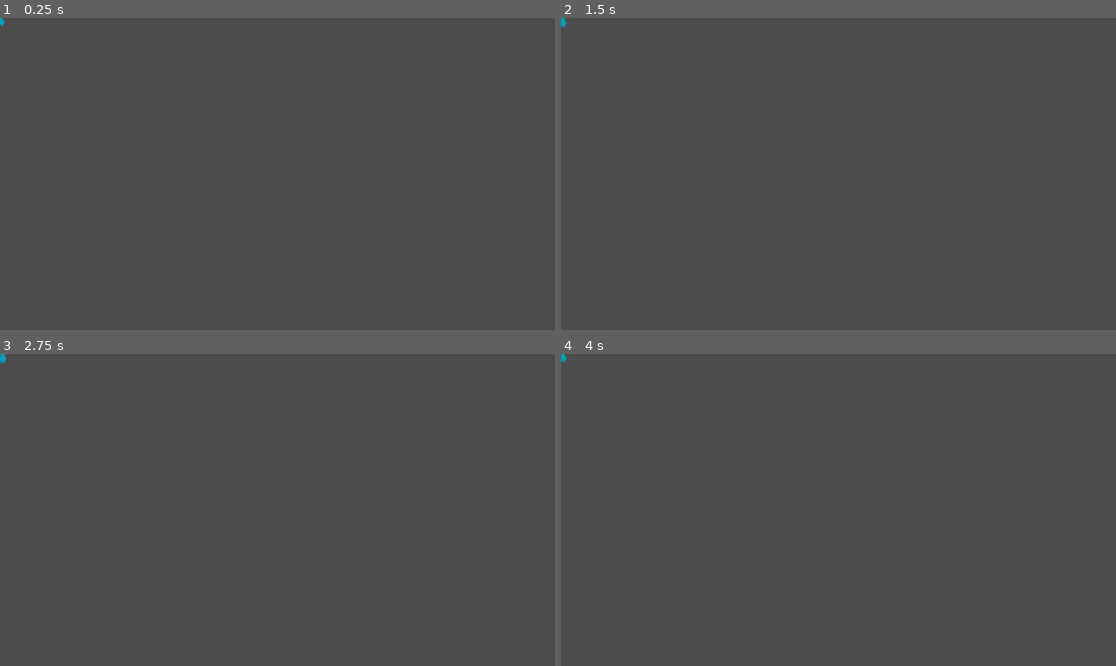
Above: before the commit, frames 1-4 (two rows, left to right).
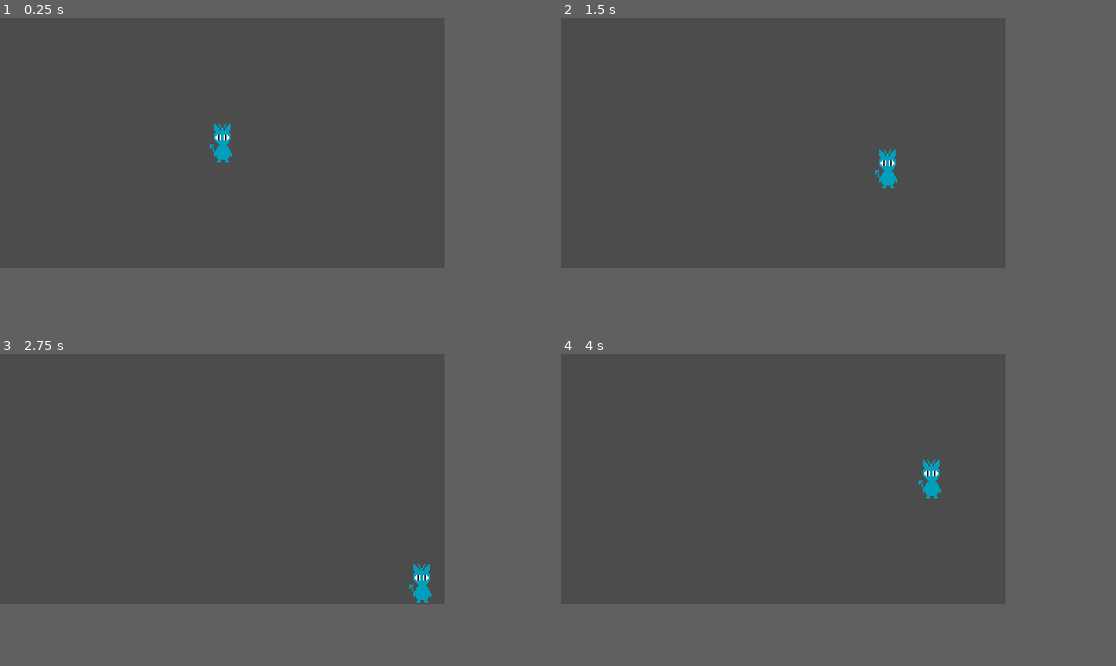
Above: after the commit, the same moments.

Repository: DuncanSparks/GGJ2020
Game: Godot game, scene res://Scenes/TestScene.tscn
Two runs of this game, one before a commit and one after it. Both use one fixed random seed, a clock stepped at 60 frames per second and the inputs below. Before the commit the project has no main scene; this scene is started directly in both runs.
Inputs:
- Up to frame 1 (0.25 s): no input
- Up to frame 2 (1.5 s): tap Enter at 0.5 s; hold D (move_right) 0.53-1.28 s; hold S (move_down) from 1.28 s (still down)
- Up to frame 3 (2.75 s): release S (move_down) at 2.03 s; hold D (move_right) from 2.03 s (still down)
- Up to frame 4 (4 s): release D (move_right) at 2.78 s; hold W (move_up) 2.78-3.53 s; hold A (move_left) from 3.53 s (still down)
In our replay, the window is 799x449 before the commit and 640x360 after it. These sizes can differ from the game's own. Grey fills any space a smaller window leaves; there, only what the larger window draws over its background counts as a difference.

The runs differ from the first frame. In frame 1, 0.3% of the frame differs, in the area x 0-42%, y 0-47%; in frame 2, 0.3%; in frame 3, 0.3%, in the area x 0-78%, y 0-80%; in frame 4, 0.3%.

Commit message:
Continue on player

Diff:
--- /dev/null
+++ b/Prefabs/Player.tscn
@@ -0,0 +1,35 @@
+[gd_scene load_steps=6 format=2]
+
+[ext_resource path="res://Sprites/Player/Player_down.png" type="Texture" id=1]
+[ext_resource path="res://Scripts/Player.gd" type="Script" id=2]
+[ext_resource path="res://Sprites/Player/Player_up.png" type="Texture" id=3]
+
+[sub_resource type="SpriteFrames" id=1]
+animations = [ {
+"frames": [ ExtResource( 3 ) ],
+"loop": true,
+"name": "up",
+"speed": 5.0
+}, {
+"frames": [ ExtResource( 1 ) ],
+"loop": true,
+"name": "down",
+"speed": 5.0
+} ]
+
+[sub_resource type="RectangleShape2D" id=2]
+extents = Vector2( 4.5, 4 )
+
+[node name="Player" type="KinematicBody2D"]
+script = ExtResource( 2 )
+__meta__ = {
+"_edit_group_": true
+}
+
+[node name="Sprite" type="AnimatedSprite" parent="."]
+frames = SubResource( 1 )
+animation = "down"
+
+[node name="CollisionShape2D" type="CollisionShape2D" parent="."]
+position = Vector2( 0.5, 10 )
+shape = SubResource( 2 )
--- a/Scenes/TestScene.tscn
+++ b/Scenes/TestScene.tscn
@@ -1,28 +1,8 @@
-[gd_scene load_steps=5 format=2]
+[gd_scene load_steps=2 format=2]
 
-[ext_resource path="res://Sprites/Player/Player_down.png" type="Texture" id=1]
-[ext_resource path="res://Scripts/Player.gd" type="Script" id=2]
-
-[sub_resource type="SpriteFrames" id=1]
-animations = [ {
-"frames": [ ExtResource( 1 ) ],
-"loop": true,
-"name": "down",
-"speed": 5.0
-} ]
-
-[sub_resource type="RectangleShape2D" id=2]
-extents = Vector2( 4.5, 4 )
+[ext_resource path="res://Prefabs/Player.tscn" type="PackedScene" id=1]
 
 [node name="Scene" type="Node2D"]
 
-[node name="Player" type="KinematicBody2D" parent="."]
-script = ExtResource( 2 )
-
-[node name="Sprite" type="AnimatedSprite" parent="Player"]
-frames = SubResource( 1 )
-animation = "down"
-
-[node name="CollisionShape2D" type="CollisionShape2D" parent="Player"]
-position = Vector2( 1.5, 10 )
-shape = SubResource( 2 )
+[node name="Player" parent="." instance=ExtResource( 1 )]
+position = Vector2( 160, 90 )
--- a/Scripts/Player.gd
+++ b/Scripts/Player.gd
@@ -9,8 +9,8 @@
 
 
 func _process(delta):
-	var xx := int(Input.is_action_just_pressed("move_right")) - int(Input.is_action_just_pressed("move_left"))
-	var yy := int(Input.is_action_just_pressed("move_down")) - int(Input.is_action_just_pressed("move_up"))
+	var xx := int(Input.is_action_pressed("move_right")) - int(Input.is_action_pressed("move_left"))
+	var yy := int(Input.is_action_pressed("move_down")) - int(Input.is_action_pressed("move_up"))
 
 	velocity.x = xx
 	velocity.y = yy
--- a/project.godot
+++ b/project.godot
@@ -16,6 +16,7 @@
 [application]
 
 config/name="Ggj 2020"
+run/main_scene="res://Scenes/TestScene.tscn"
 config/icon="res://icon.png"
 
 [display]
@@ -25,6 +26,30 @@
 window/size/resizable=false
 window/size/test_width=960
 window/size/test_height=540
+window/stretch/mode="2d"
+
+[importer_defaults]
+
+texture={
+"compress/bptc_ldr": 0,
+"compress/hdr_mode": 0,
+"compress/lossy_quality": 0.7,
+"compress/mode": 0,
+"compress/normal_map": 0,
+"detect_3d": false,
+"flags/anisotropic": false,
+"flags/filter": false,
+"flags/mipmaps": false,
+"flags/repeat": 0,
+"flags/srgb": 2,
+"process/HDR_as_SRGB": false,
+"process/fix_alpha_border": true,
+"process/invert_color": false,
+"process/premult_alpha": false,
+"size_limit": 0,
+"stream": false,
+"svg/scale": 1.0
+}
 
 [input]
 
Binary file changed: Sprites/Player/Player_down.png
Binary file added: Sprites/Player/Player_up.png
